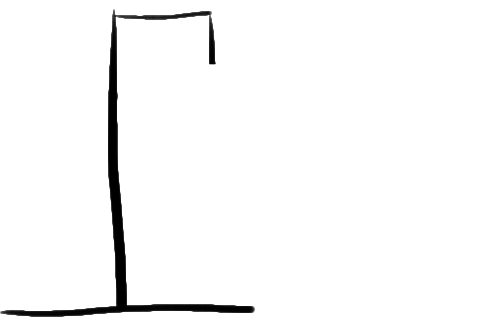
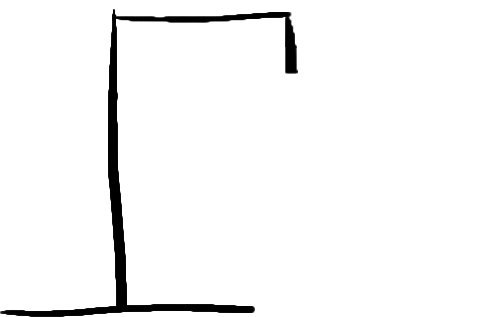
Layer changes from the first 500×317 image to the second:
added layer "Layer 1" above "base" over [0, 9, 298, 317]
painted on "base" over [112, 9, 298, 74]
